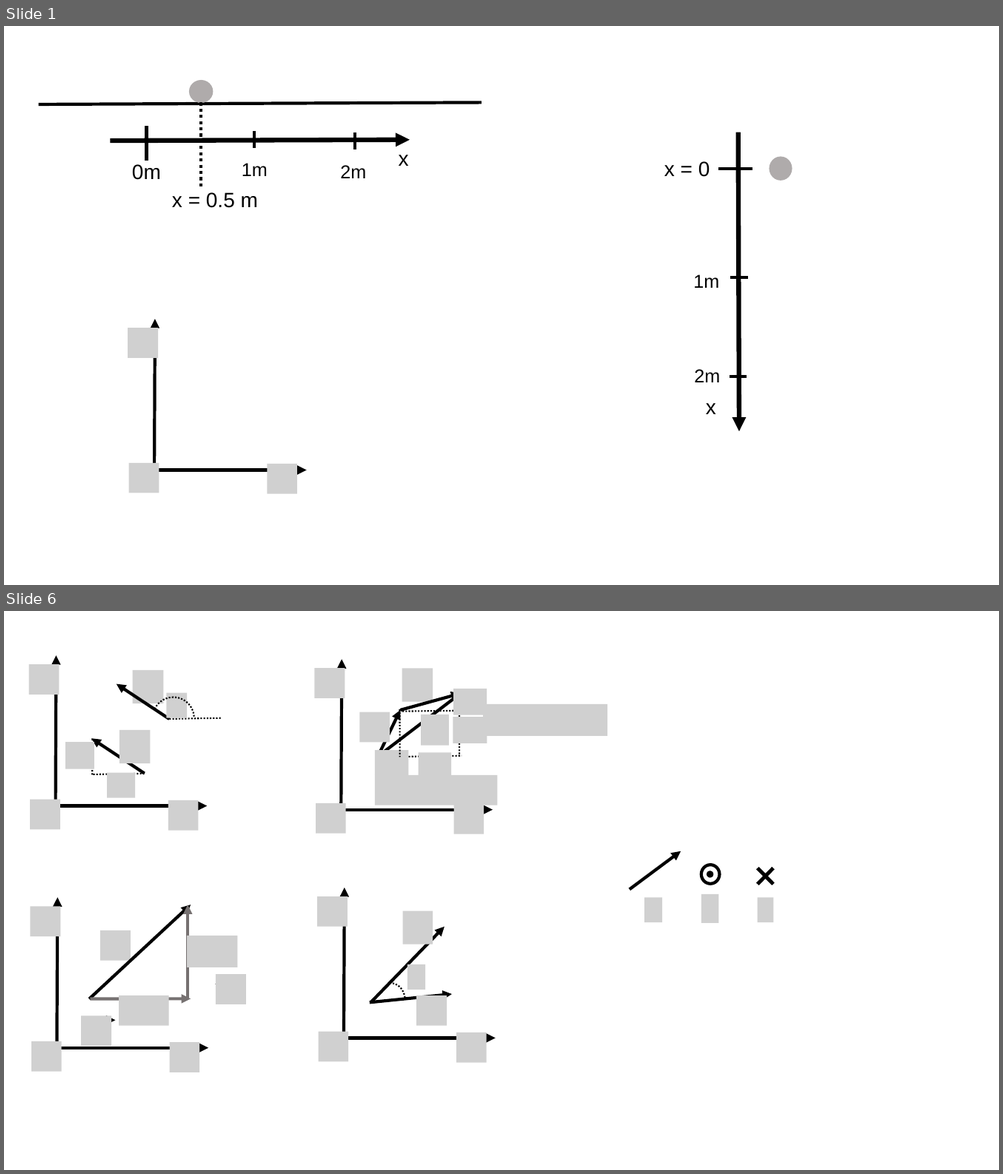
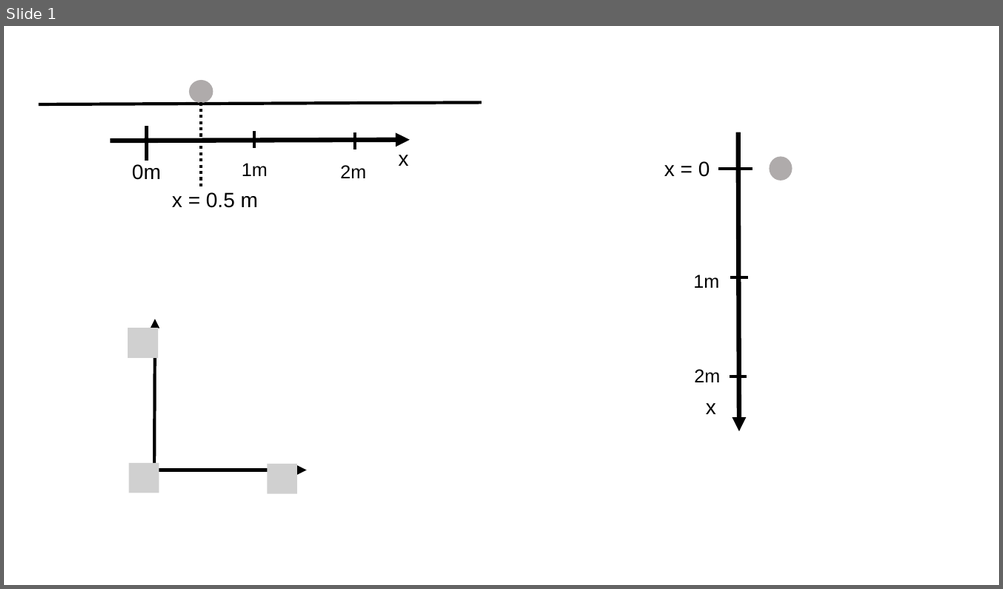
Before and after one commit to OSTP/PhysicsArtofModelling, a slide deck: tex/figures/DescribingMotionIn1D/Figures.pptx. Shown one above the other, each under a label of ours: slides 1 and 6 before the commit, slide 1 after it; the slides between them are not shown. The pictures are 1003x1174 and 1003x589 pixels, drawn with LibreOffice and Linux fonts; fonts in the diff are those of the drawing; grey boxes stand for pictures. Boxes give left, top, right and bottom in pixels: in the first picture for what was removed or moved away, otherwise in the second. Text is boxed around its words. In the diff, an @@ line names an element or a change of style, - is before the commit and + after.

```diff
--- a/tex/figures/DescribingMotionIn1D/Figures.pptx
+++ b/tex/figures/DescribingMotionIn1D/Figures.pptx
@@ slide 6 removed at (4, 611, 999, 1170), background #FFFFFF @@
@@ group removed at (28, 655, 220, 830): 8 pictures, 4 arrows, 3 lines, 1 arc (boxed as its full ellipse) @@
@@ group removed at (314, 660, 608, 834): 12 pictures, 5 arrows, 4 lines @@
@@ group removed at (629, 851, 779, 923): 3 pictures, 2 ellipses, 1 arrow, 1 cross @@
@@ group removed at (317, 888, 495, 1062): 6 pictures, 4 arrows, 1 arc (boxed as its full ellipse) @@
@@ group removed at (30, 897, 247, 1073): 8 pictures, 7 arrows @@
```
Also in this commit, not shown: 5 slides added, 10 other slides removed, 4 other files.
